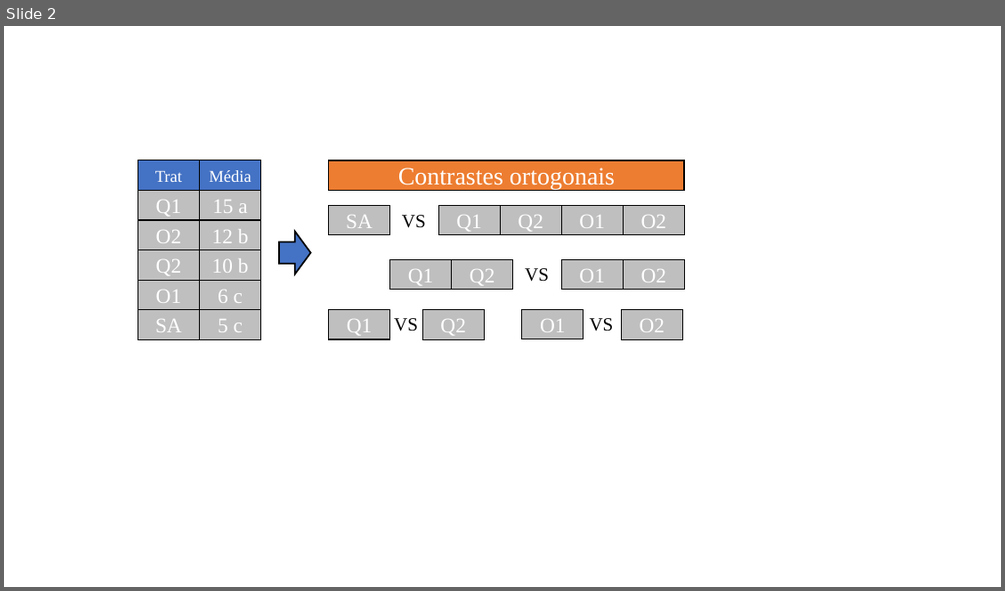
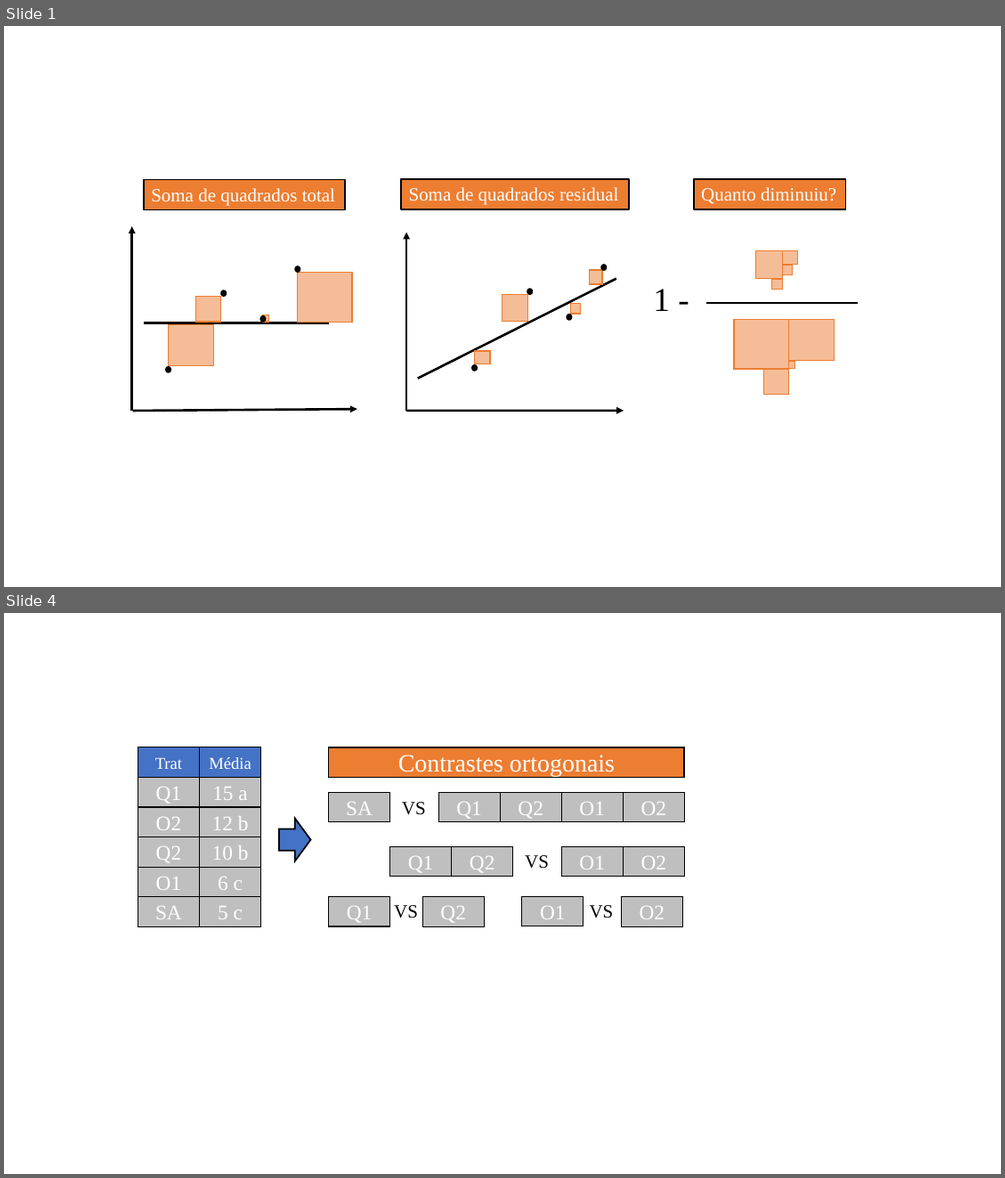
Before and after one commit to thomasbrunomichelon/Curso-R-Thomas-Emeli, a slide deck: Aulas/Aula 6 - Estatística experimental/images/a.pptx. Shown one above the other, each under a label of ours: slide 2 before the commit, slides 1 and 4 after it; the slides between them are not shown. The pictures are 1005x591 and 1005x1178 pixels, drawn with LibreOffice and Linux fonts; fonts in the diff are those of the drawing. Boxes give left, top, right and bottom in pixels: in the first picture for what was removed or moved away, otherwise in the second. Text is boxed around its words. In the diff, an @@ line names an element or a change of style, - is before the commit and + after.

```diff
--- a/Aulas/Aula 6 - Estatística experimental/images/a.pptx
+++ b/Aulas/Aula 6 - Estatística experimental/images/a.pptx
@@ slide 1 added at (4, 26, 1001, 587), background #FFFFFF @@
@@ group added at (132, 178, 858, 410): 19 rectangles, 8 ellipses, 4 arrows, 3 lines, 1 text @@
+Soma de quadrados total
+Soma de quadrados residual
+1 -
+Quanto diminuiu?
@@ what was slide 2 is now slide 4 @@
```
Also in this commit, not shown: 1 slide changed, 1 other slide added, 14 other files.
